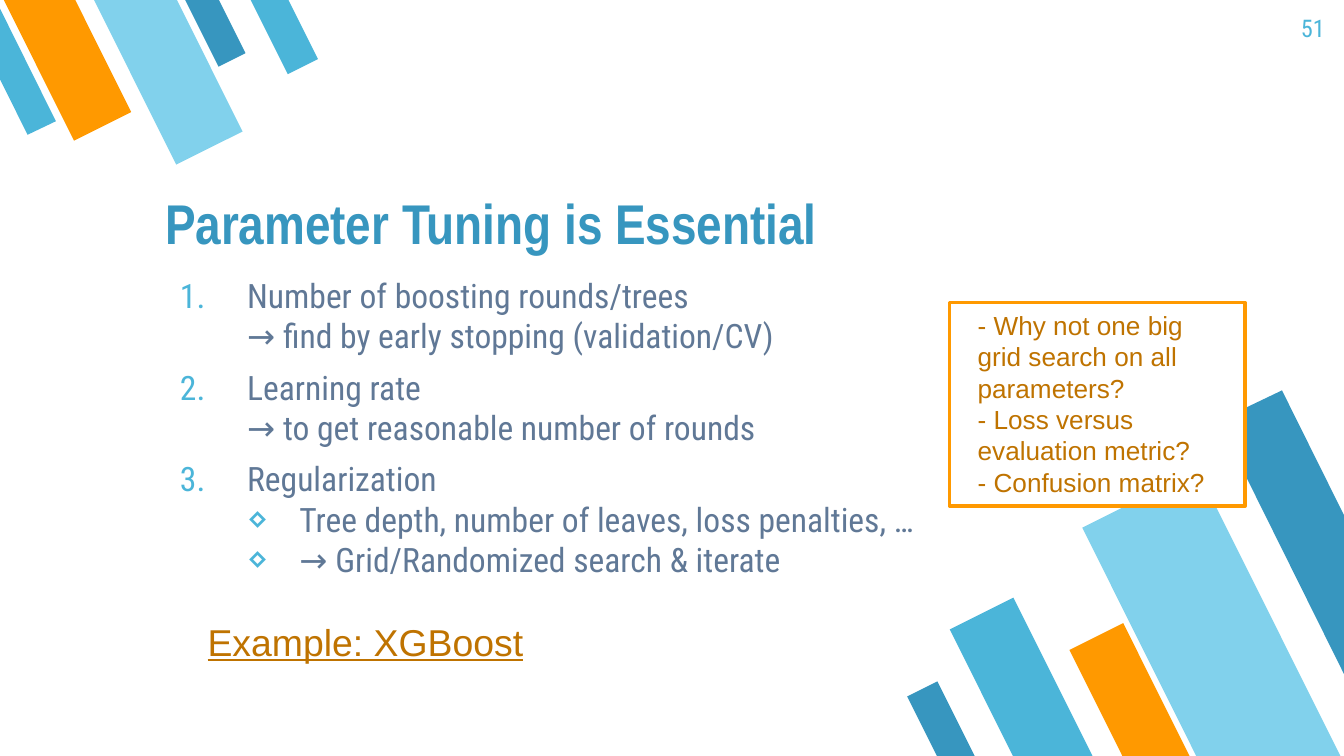
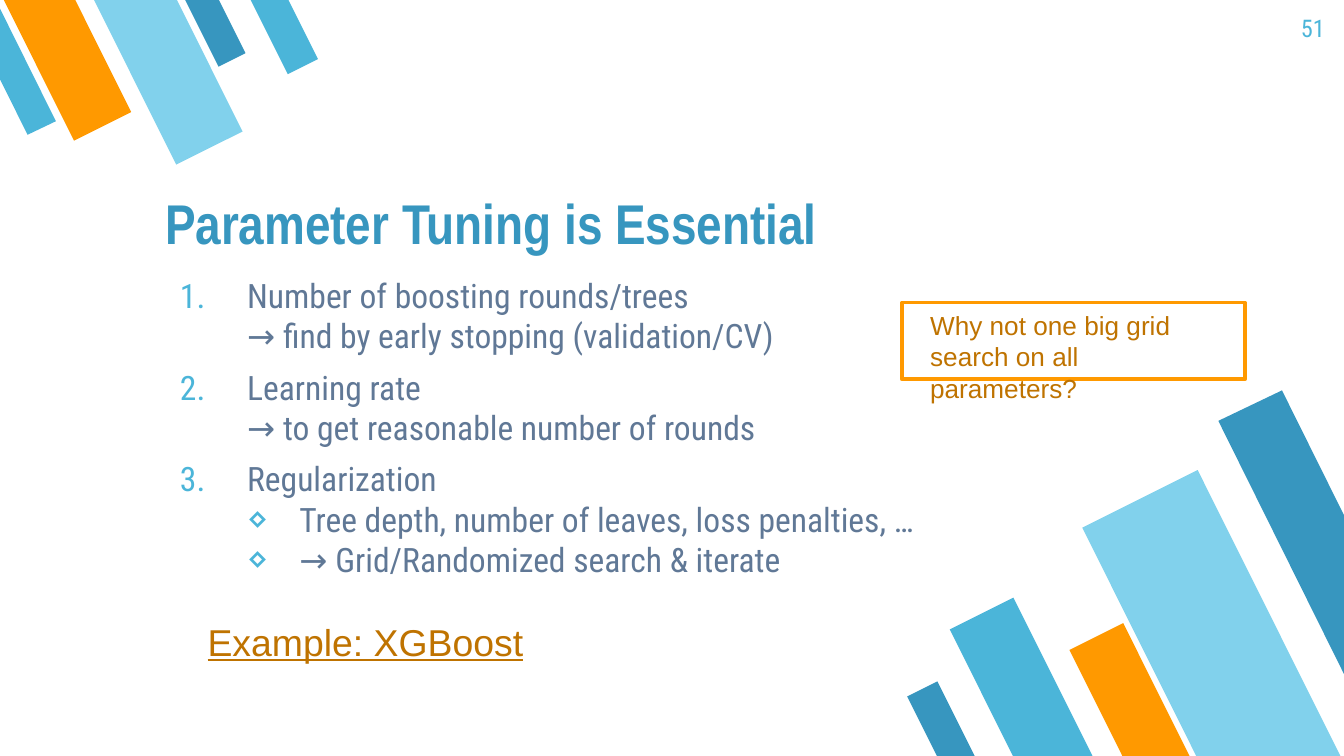
Before and after one commit to mayer79/ml_lecture, a slide deck: slide 51 of slides/ML_Lecture.pptx. Drawn at 1344x756 pixels with LibreOffice and Linux fonts; fonts in the diff are those of the drawing. Boxes give left, top, right and bottom in pixels: in the first picture for what was removed or moved away, otherwise in the second. Text is boxed around its words. In the diff, an @@ line names an element or a change of style, - is before the commit and + after.

```diff
--- a/slides/ML_Lecture.pptx
+++ b/slides/ML_Lecture.pptx
@@ rectangle "Why not one big grid ..." resized from (x1=950, y1=302, x2=1246, y2=505) to (x1=902, y1=302, x2=1245, y2=379) @@
@@ text in rectangle at (x1=930, y1=316, x2=1170, y2=403): text changed @@
-- Why not one big grid search on all parameters?
-- Loss versus evaluation metric?
-- Confusion matrix?
+Why not one big grid search on all parameters?
```
Also in this commit, not shown: 2 other slides changed, 6 other files.
